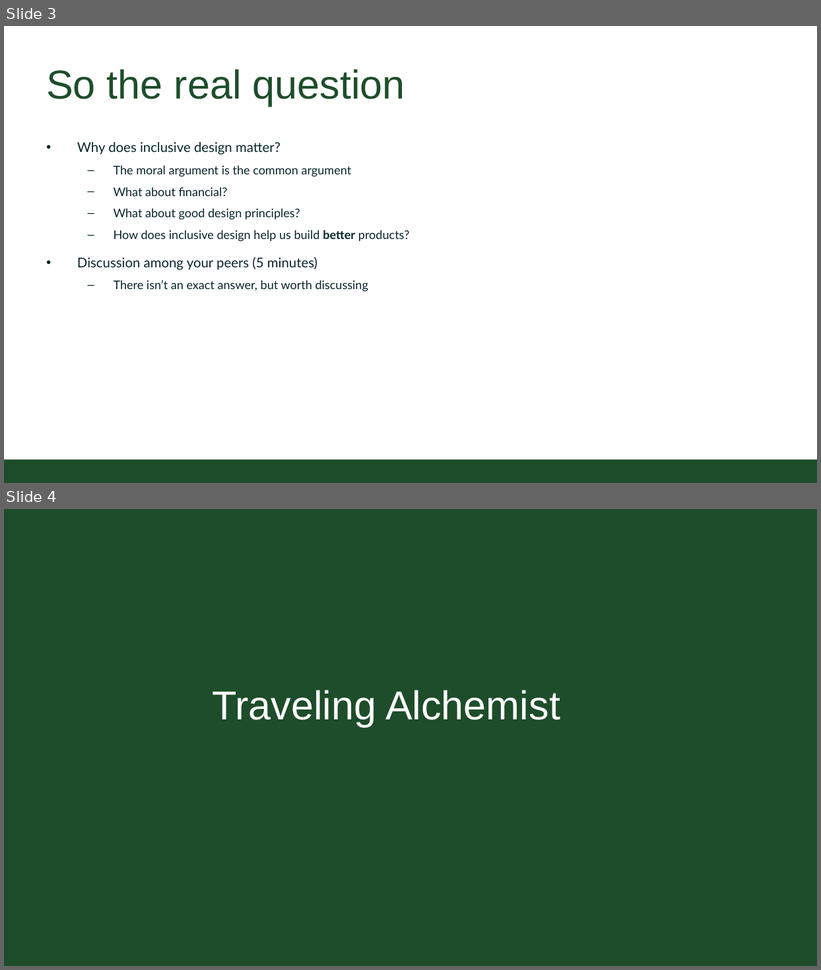
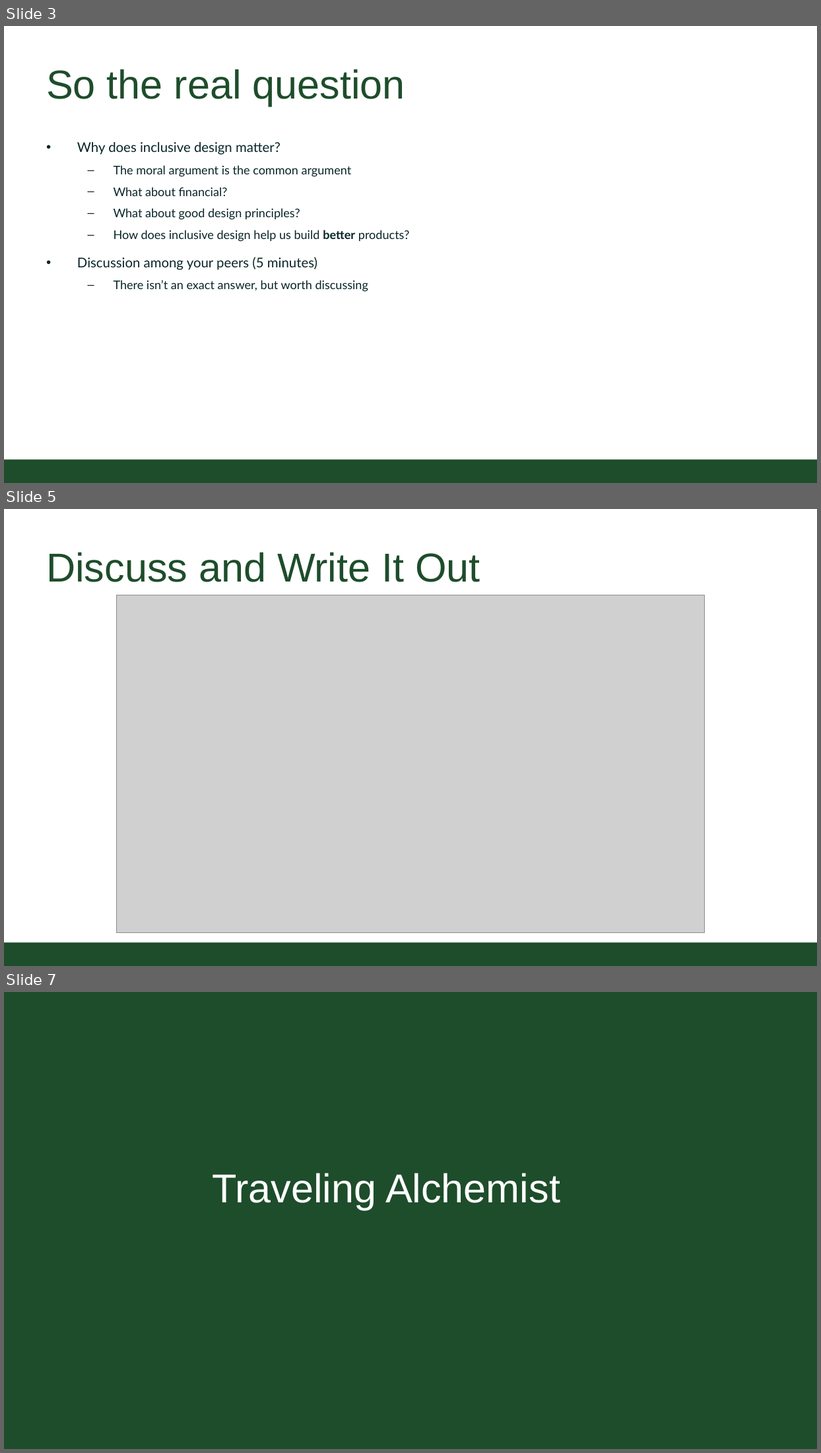
Before and after one commit to CSU-CS150/handouts, a slide deck: helpsessions/week7/week7_ID_alchemist.pptx. Shown one above the other, each under a label of ours: slides 3 and 4 before the commit, slides 3, 5 and 7 after it; the slides between them are not shown. The pictures are 821x970 and 821x1453 pixels, drawn with LibreOffice and Linux fonts; fonts in the diff are those of the drawing; grey boxes stand for pictures; background and template pictures are left out. Boxes give left, top, right and bottom in pixels: in the first picture for what was removed or moved away, otherwise in the second. Text is boxed around its words. In the diff, an @@ line names an element or a change of style, - is before the commit and + after.

```diff
--- a/helpsessions/week7/week7_ID_alchemist.pptx
+++ b/helpsessions/week7/week7_ID_alchemist.pptx
@@ slide 5 added at [4,509,817,966], background #FFFFFF; not listed: 1 template element that a slide beside it also shows @@
@@ title added at [46,552,480,582], 54 pt, text #1E4D2B @@
+Discuss and Write It Out
@@ picture added at [116,595,704,933] @@
@@ what was slide 4 is now slide 7 @@
```
Also in this commit, not shown: 2 other slides added.
